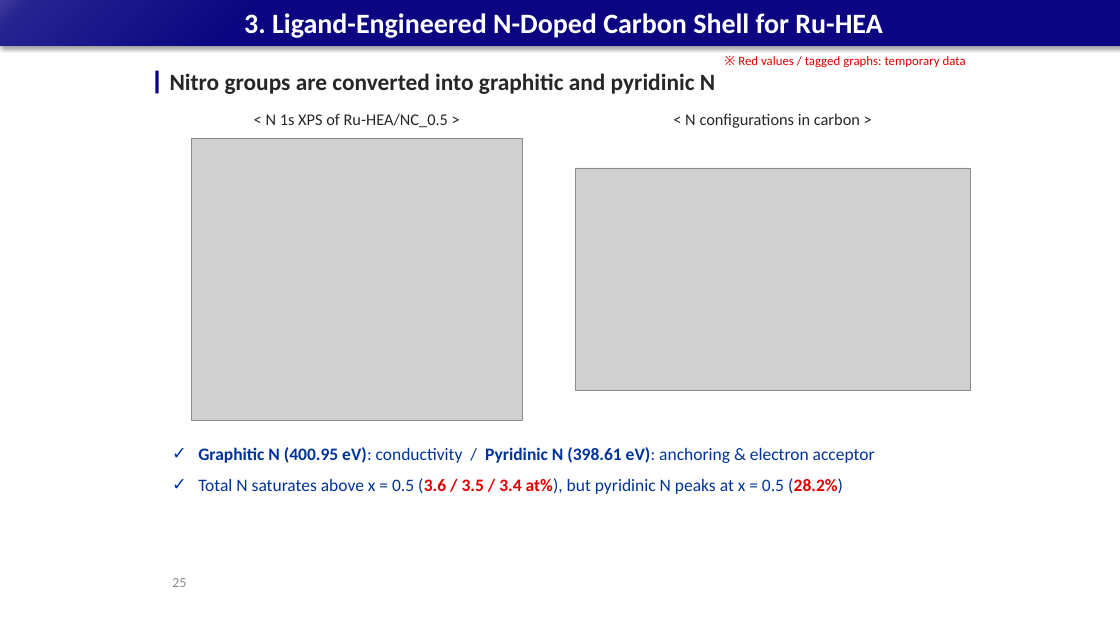
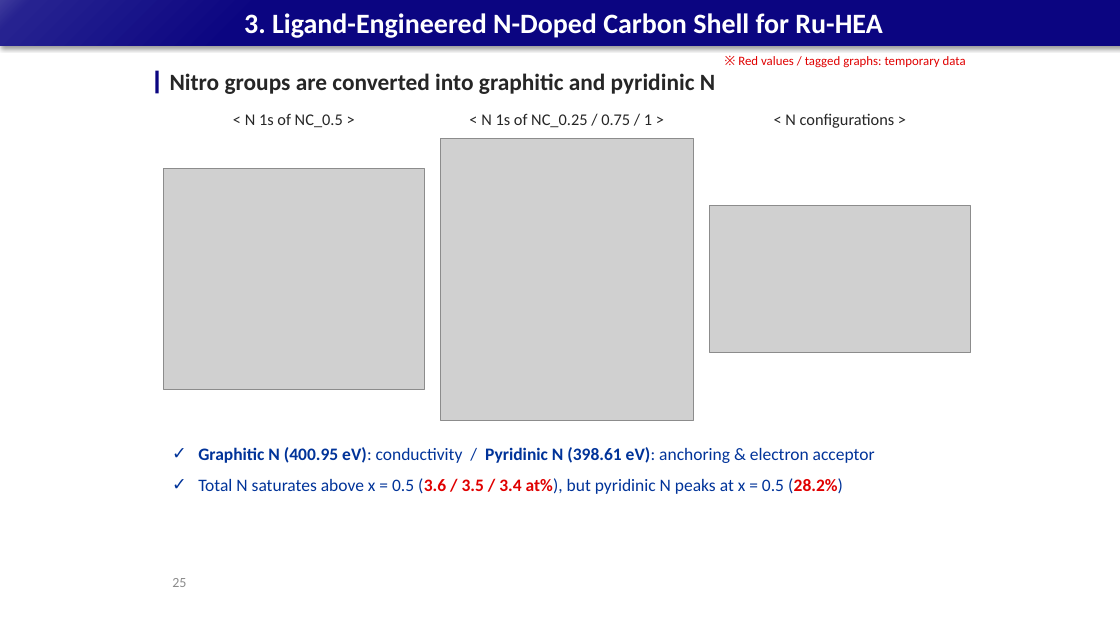
Before and after one commit to limsj0204/letter, a slide deck: slide 25 of 학위논문_디펜스_발표자료_5시료.pptx. Drawn at 1120x630 pixels with LibreOffice and Linux fonts; fonts in the diff are those of the drawing; grey boxes stand for pictures. Boxes give left, top, right and bottom in pixels: in the first picture for what was removed or moved away, otherwise in the second. Text is boxed around its words. In the diff, an @@ line names an element or a change of style, - is before the commit and + after.

```diff
--- a/학위논문_디펜스_발표자료_5시료.pptx
+++ b/학위논문_디펜스_발표자료_5시료.pptx
@@ text at (x1=245, y1=114, x2=343, y2=128): text changed @@
-< N 1s XPS of Ru-HEA/NC_0.5 >
+< N 1s of NC_0.5 >
@@ text added at (x1=481, y1=114, x2=652, y2=128), 14 pt, text #262626 @@
+< N 1s of NC_0.25 / 0.75 / 1 >
@@ text at (x1=785, y1=113, x2=895, y2=128): text changed @@
-< N configurations in carbon >
+< N configurations >
@@ picture added at (x1=440, y1=139, x2=694, y2=420) @@
@@ picture resized from (x1=192, y1=139, x2=523, y2=420) to (x1=164, y1=169, x2=424, y2=390) @@
@@ picture resized from (x1=576, y1=168, x2=970, y2=391) to (x1=710, y1=206, x2=970, y2=353) @@
```
Also in this commit, not shown: 2 other slides changed, 1 slide added, 1 other file.
